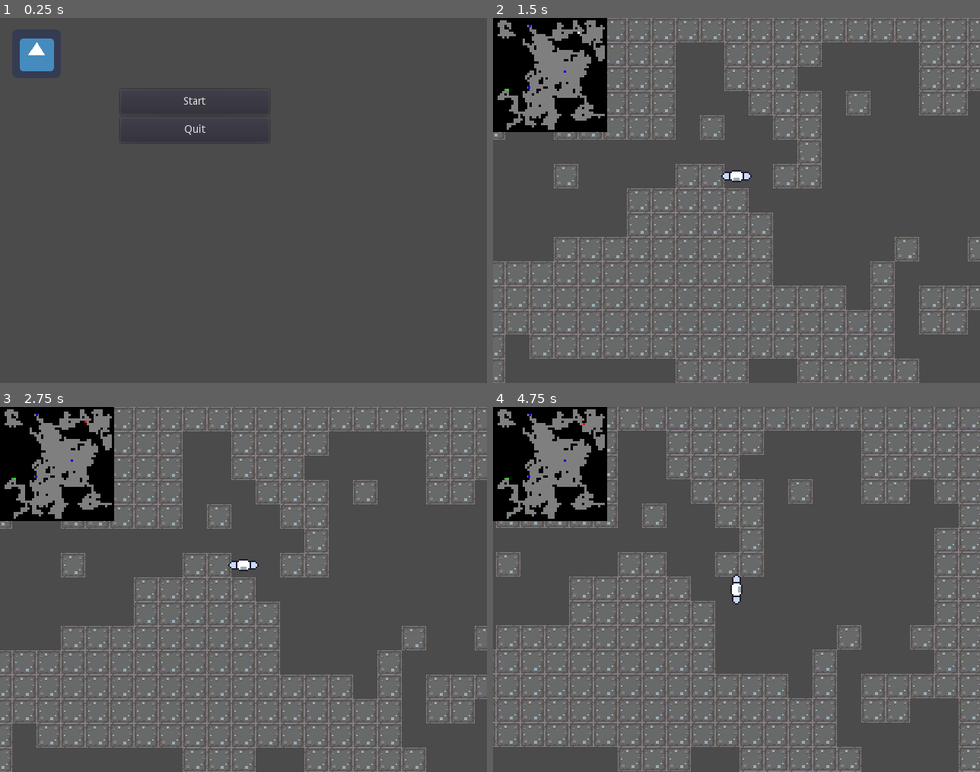
Above: before the commit, frames 1-4 (two rows, left to right).
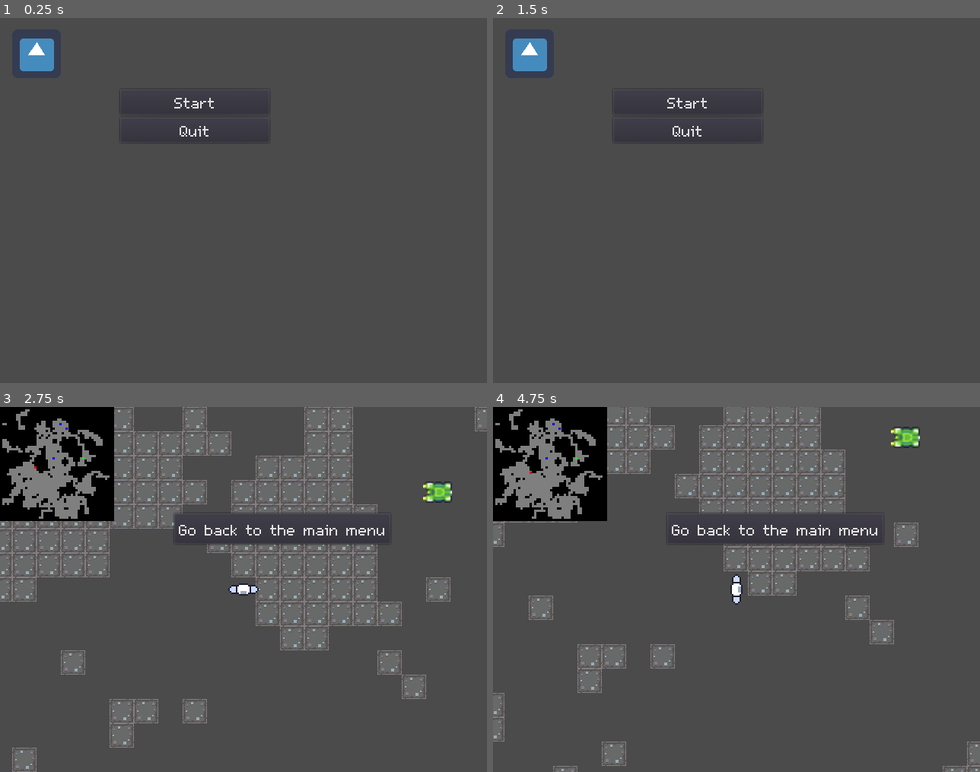
Above: after the commit, the same moments.

Repository: svntax/LD41-C2IG
Game: Godot game, scene res://Scenes/main_menu.tscn
Two runs of this game, one before a commit and one after it. Both use one fixed random seed, a clock stepped at 60 frames per second and the inputs below. The engine's default icon, where the game draws it, is replaced by a stand-in: a white triangle on a blue panel in a dark square.
Inputs (mouse positions are in pixels of both pictures, inside the frame that each line leads up to):
- Up to frame 1 (0.25 s): no input
- Up to frame 2 (1.5 s): click "Start" at 0.5 s; click (775, 138) at 1.25 s, where only the run after the commit has a clickable "Go back to the main menu"
- Up to frame 3 (2.75 s): click (194, 490) at 2 s, where only the run after the commit has a clickable "Start"
- Up to frame 4 (4.75 s): tap Enter at 2.75 s; hold D (STEER_RIGHT) 2.78-3.53 s; tap Space (RIDE_VEHICLE) at 2.85, 3.5, 3.6, 4.35 s; hold S (BRAKE) 3.53-4.28 s; hold D (STEER_RIGHT) from 4.28 s (still down)

The runs differ from the first frame. In frame 1, 0.2% of the frame differs, in the area x 35-44%, y 21-33%; in frame 2, 44%, in the area x 0-100%, y 0-100%; in frame 3, 41%; in frame 4, 44%.

Commit message:
Add pixel font to UI

Diff:
--- a/Scenes/finish_level_ui.tscn
+++ b/Scenes/finish_level_ui.tscn
@@ -1,6 +1,7 @@
-[gd_scene load_steps=2 format=2]
+[gd_scene load_steps=3 format=2]
 
-[ext_resource path="res://Scripts/finish_level_controls.gd" type="Script" id=1]
+[ext_resource path="res://m5x7_font_theme.tres" type="Theme" id=1]
+[ext_resource path="res://Scripts/finish_level_controls.gd" type="Script" id=2]
 
 [node name="FinishLevelUI" type="VBoxContainer"]
 
@@ -17,9 +18,10 @@
 mouse_default_cursor_shape = 0
 size_flags_horizontal = 1
 size_flags_vertical = 3
+theme = ExtResource( 1 )
 alignment = 0
-script = ExtResource( 1 )
-_sections_unfolded = [ "Pause", "Rect", "Size Flags" ]
+script = ExtResource( 2 )
+_sections_unfolded = [ "Pause", "Size Flags", "Theme" ]
 
 [node name="ScoresLabel" type="Label" parent="." index="0"]
 
@@ -27,8 +29,8 @@
 anchor_top = 0.0
 anchor_right = 0.0
 anchor_bottom = 0.0
-margin_right = 135.0
-margin_bottom = 14.0
+margin_right = 224.0
+margin_bottom = 26.0
 rect_pivot_offset = Vector2( 0, 0 )
 rect_clip_content = false
 mouse_filter = 2
@@ -41,6 +43,7 @@
 percent_visible = 1.0
 lines_skipped = 0
 max_lines_visible = -1
+_sections_unfolded = [ "custom_fonts" ]
 
 [node name="TimeLabel" type="Label" parent="." index="1"]
 
@@ -48,9 +51,9 @@
 anchor_top = 0.0
 anchor_right = 0.0
 anchor_bottom = 0.0
-margin_top = 18.0
-margin_right = 135.0
-margin_bottom = 32.0
+margin_top = 30.0
+margin_right = 224.0
+margin_bottom = 56.0
 rect_pivot_offset = Vector2( 0, 0 )
 rect_clip_content = false
 mouse_filter = 2
@@ -62,6 +65,7 @@
 percent_visible = 1.0
 lines_skipped = 0
 max_lines_visible = -1
+_sections_unfolded = [ "custom_fonts" ]
 
 [node name="NextButton" type="Button" parent="." index="2"]
 
@@ -69,9 +73,9 @@
 anchor_top = 0.0
 anchor_right = 0.0
 anchor_bottom = 0.0
-margin_top = 36.0
-margin_right = 135.0
-margin_bottom = 56.0
+margin_top = 60.0
+margin_right = 224.0
+margin_bottom = 92.0
 rect_pivot_offset = Vector2( 0, 0 )
 rect_clip_content = false
 focus_mode = 2
--- a/Scenes/gameplay.tscn
+++ b/Scenes/gameplay.tscn
@@ -8,7 +8,7 @@
 [ext_resource path="res://Scenes/exit_object.tscn" type="PackedScene" id=6]
 [ext_resource path="res://Scenes/enemy.tscn" type="PackedScene" id=7]
 
-[node name="Game" type="Node2D"]
+[node name="Game" type="Node2D" index="0"]
 
 [node name="TerrainGenerator" parent="." index="0" instance=ExtResource( 1 )]
 
@@ -26,11 +26,11 @@
 
 [node name="PauseMenuUI" parent="CanvasLayer" index="0" instance=ExtResource( 3 )]
 
-visible = false
 margin_left = 229.0
 margin_top = 140.0
 margin_right = 411.0
 margin_bottom = 180.0
+alignment = 1
 
 [node name="Minimap" type="Node2D" parent="CanvasLayer" index="1"]
 
--- a/Scenes/main_menu.tscn
+++ b/Scenes/main_menu.tscn
@@ -3,7 +3,7 @@
 [ext_resource path="res://Scenes/main_menu_ui.tscn" type="PackedScene" id=1]
 [ext_resource path="res://icon.png" type="Texture" id=2]
 
-[node name="MainMenu" type="Node" index="0"]
+[node name="MainMenu" type="Node"]
 
 [node name="MainMenuUI" parent="." index="0" instance=ExtResource( 1 )]
 
--- a/Scenes/main_menu_ui.tscn
+++ b/Scenes/main_menu_ui.tscn
@@ -1,6 +1,7 @@
-[gd_scene load_steps=2 format=2]
+[gd_scene load_steps=3 format=2]
 
-[ext_resource path="res://Scripts/main_menu_controls.gd" type="Script" id=1]
+[ext_resource path="res://m5x7_font_theme.tres" type="Theme" id=1]
+[ext_resource path="res://Scripts/main_menu_controls.gd" type="Script" id=2]
 
 [node name="MainMenuUI" type="VBoxContainer"]
 
@@ -17,9 +18,10 @@
 mouse_default_cursor_shape = 0
 size_flags_horizontal = 1
 size_flags_vertical = 3
+theme = ExtResource( 1 )
 alignment = 0
-script = ExtResource( 1 )
-_sections_unfolded = [ "Pause", "Size Flags" ]
+script = ExtResource( 2 )
+_sections_unfolded = [ "Pause", "Size Flags", "Theme" ]
 
 [node name="StartButton" type="Button" parent="." index="0"]
 
@@ -27,8 +29,8 @@
 anchor_top = 0.0
 anchor_right = 0.0
 anchor_bottom = 0.0
-margin_right = 41.0
-margin_bottom = 20.0
+margin_right = 66.0
+margin_bottom = 32.0
 rect_pivot_offset = Vector2( 0, 0 )
 rect_clip_content = false
 focus_mode = 2
@@ -51,9 +53,9 @@
 anchor_top = 0.0
 anchor_right = 0.0
 anchor_bottom = 0.0
-margin_top = 24.0
-margin_right = 41.0
-margin_bottom = 44.0
+margin_top = 36.0
+margin_right = 66.0
+margin_bottom = 68.0
 rect_pivot_offset = Vector2( 0, 0 )
 rect_clip_content = false
 focus_mode = 2
--- a/Scenes/pause_menu_ui.tscn
+++ b/Scenes/pause_menu_ui.tscn
@@ -1,6 +1,7 @@
-[gd_scene load_steps=2 format=2]
+[gd_scene load_steps=3 format=2]
 
-[ext_resource path="res://Scripts/pause_menu_controls.gd" type="Script" id=1]
+[ext_resource path="res://m5x7_font_theme.tres" type="Theme" id=1]
+[ext_resource path="res://Scripts/pause_menu_controls.gd" type="Script" id=2]
 
 [node name="PauseMenuUI" type="VBoxContainer"]
 
@@ -17,9 +18,10 @@
 mouse_default_cursor_shape = 0
 size_flags_horizontal = 1
 size_flags_vertical = 3
+theme = ExtResource( 1 )
 alignment = 0
-script = ExtResource( 1 )
-_sections_unfolded = [ "Pause", "Rect", "Size Flags" ]
+script = ExtResource( 2 )
+_sections_unfolded = [ "Pause", "Rect", "Size Flags", "Theme" ]
 
 [node name="StartButton" type="Button" parent="." index="0"]
 
@@ -27,7 +29,7 @@
 anchor_top = 0.0
 anchor_right = 0.0
 anchor_bottom = 0.0
-margin_right = 182.0
+margin_right = 284.0
 margin_bottom = 40.0
 rect_pivot_offset = Vector2( 0, 0 )
 rect_clip_content = false
--- /dev/null
+++ b/m5x7_font_theme.tres
@@ -0,0 +1,15 @@
+[gd_resource type="Theme" load_steps=3 format=2]
+
+[ext_resource path="res://m5x7.ttf" type="DynamicFontData" id=1]
+
+[sub_resource type="DynamicFont" id=3]
+
+size = 32
+use_mipmaps = false
+use_filter = false
+font_data = ExtResource( 1 )
+_sections_unfolded = [ "Font", "Settings" ]
+
+[resource]
+
+default_font = SubResource( 3 )
Binary file added: m5x7.ttf
